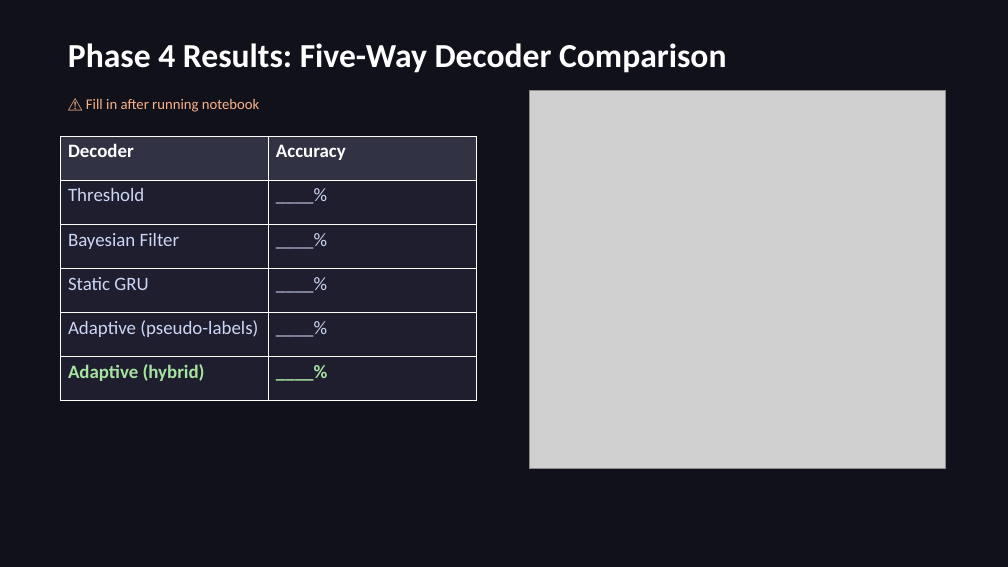
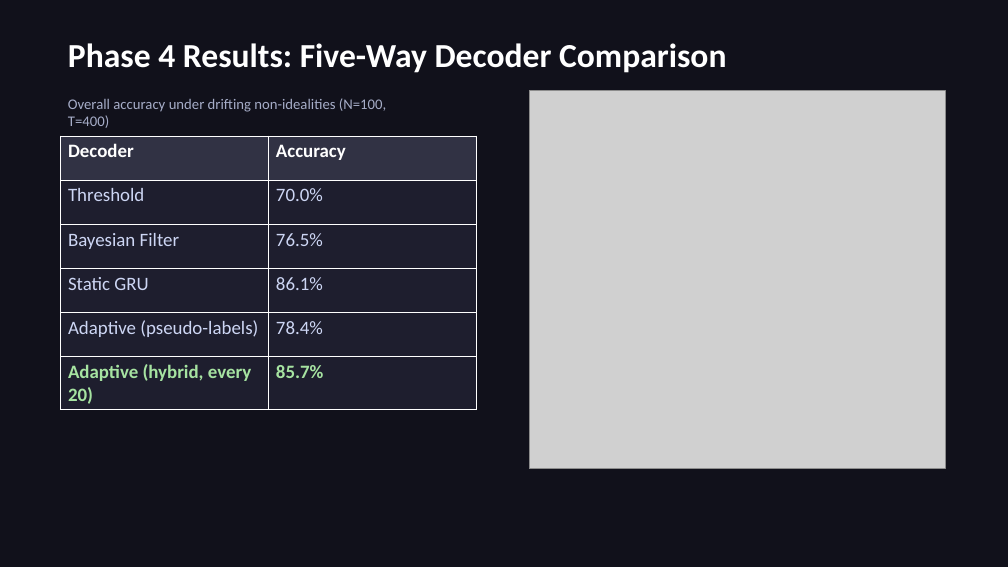
Before and after one commit to pkarakala/cqec-ml-decoder, a slide deck: slide 11 of presentation/adaptive_qec_slides.pptx. Drawn at 1008x567 pixels with LibreOffice and Linux fonts; fonts in the diff are those of the drawing; grey boxes stand for pictures. Boxes give left, top, right and bottom in pixels: in the first picture for what was removed or moved away, otherwise in the second. Text is boxed around its words. In the diff, an @@ line names an element or a change of style, - is before the commit and + after.

Commit message:
Add standalone script for Phase 4 re-run with tuned parameters
- Implemented `run_phase4_rerun.py` to execute the Phase 4 re-run pipeline.
- Configured to save figures to `outputs/figures/` and results to `outputs/phase4_results.json`.
- Integrated drift visualization, dataset generation, training of static and adaptive GRUs, and evaluation of multiple decoders.
- Included analysis of temporal segments and supervision sweep for adaptive GRU.

```diff
--- a/presentation/adaptive_qec_slides.pptx
+++ b/presentation/adaptive_qec_slides.pptx
@@ text at box(68, 98, 386, 128): text changed; text colour #FAB387 to #A6ADC8 @@
-⚠️ Fill in after running notebook
+Overall accuracy under drifting non-idealities (N=100, T=400)
@@ table at box(60, 136, 476, 408) @@
-row 2, column 2: ____%
+row 2, column 2: 70.0%
-row 3, column 2: ____%
+row 3, column 2: 76.5%
-row 4, column 2: ____%
+row 4, column 2: 86.1%
-row 5, column 2: ____%
+row 5, column 2: 78.4%
-row 6, column 1: Adaptive (hybrid)
+row 6, column 1: Adaptive (hybrid, every 20)
-row 6, column 2: ____%
+row 6, column 2: 85.7%
```
Also in this commit, not shown: 6 other slides changed, 20 other files.
